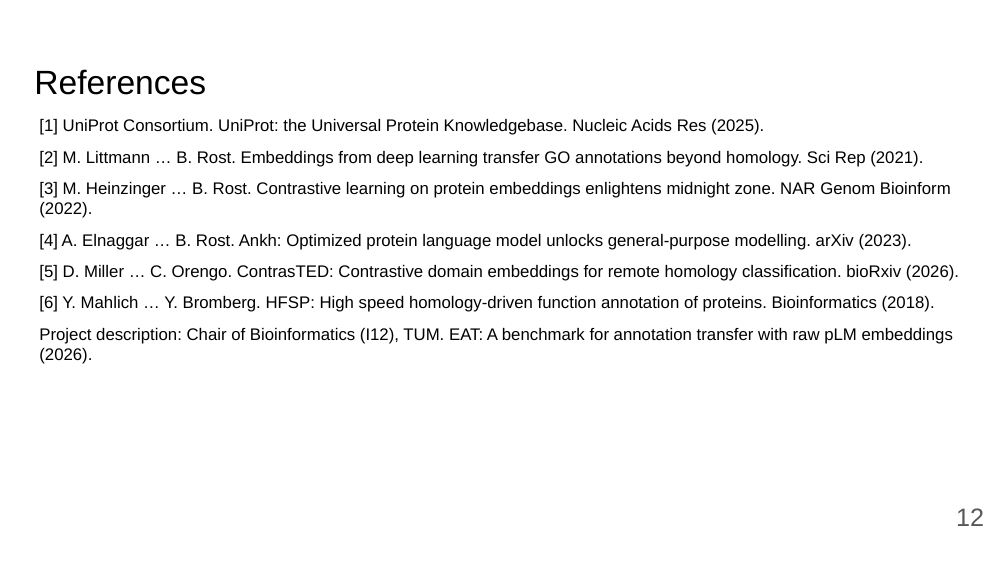
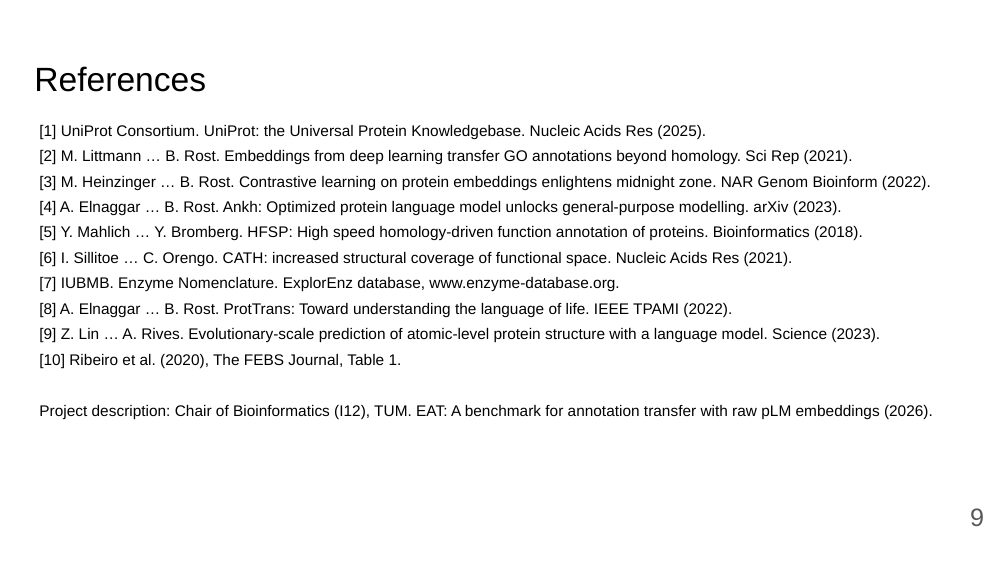
Before and after one commit to Pollysoma/protein-prediction-project-2, a slide deck: slide 9 of presentation/2026-11-02_pitch.pptx (slide 12 before the commit). Drawn at 1008x567 pixels with LibreOffice and Linux fonts; fonts in the diff are those of the drawing. Boxes give left, top, right and bottom in pixels: in the first picture for what was removed or moved away, otherwise in the second. Text is boxed around its words. In the diff, an @@ line names an element or a change of style, - is before the commit and + after.

```diff
--- a/presentation/2026-11-02_pitch.pptx
+++ b/presentation/2026-11-02_pitch.pptx
@@ title "References" at (34,66,206,92): line spacing 1 to 0.9 @@
@@ text at (39,125,933,419): size 12 to 11 pt in "[1] UniProt Consortium. UniProt: the Universal Protein ...", "[2] M. Littmann … B. Rost. Embeddings ...", "[3] M. Heinzinger … B. Rost. Contrastive ...", "[4] A. Elnaggar … B. Rost. Ankh: ..." and 1 more places; less space between paragraphs @@
@@ text at (39,226,880,368): text changed; size 12 to 11 pt @@
-[5] D. Miller … C. Orengo. ContrasTED: Contrastive domain embeddings for remote homology classification. bioRxiv (2026).
-[6] Y. Mahlich … Y. Bromberg. HFSP: High speed homology-driven function annotation of proteins. Bioinformatics (2018).
+[5] Y. Mahlich … Y. Bromberg. HFSP: High speed homology-driven function annotation of proteins. Bioinformatics (2018).
+[6] I. Sillitoe … C. Orengo. CATH: increased structural coverage of functional space. Nucleic Acids Res (2021).
+[7] IUBMB. Enzyme Nomenclature. ExplorEnz database, www.enzyme-database.org.
+[8] A. Elnaggar … B. Rost. ProtTrans: Toward understanding the language of life. IEEE TPAMI (2022).
+[9] Z. Lin … A. Rives. Evolutionary-scale prediction of atomic-level protein structure with a language model. Science (2023).
+[10] Ribeiro et al. (2020), The FEBS Journal, Table 1.
@@ page number at (970,508,984,526): text changed @@
-12
+9
```
Also in this commit, not shown: 4 other slides changed, 4 slides added, 7 slides removed, 1 other file.
